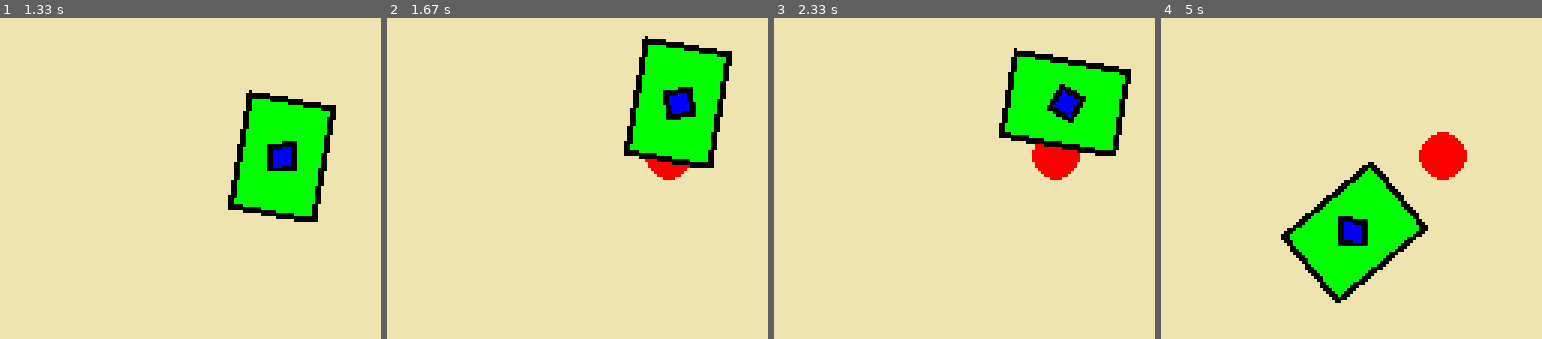
Above: before the commit, frames 1-4 (left to right).
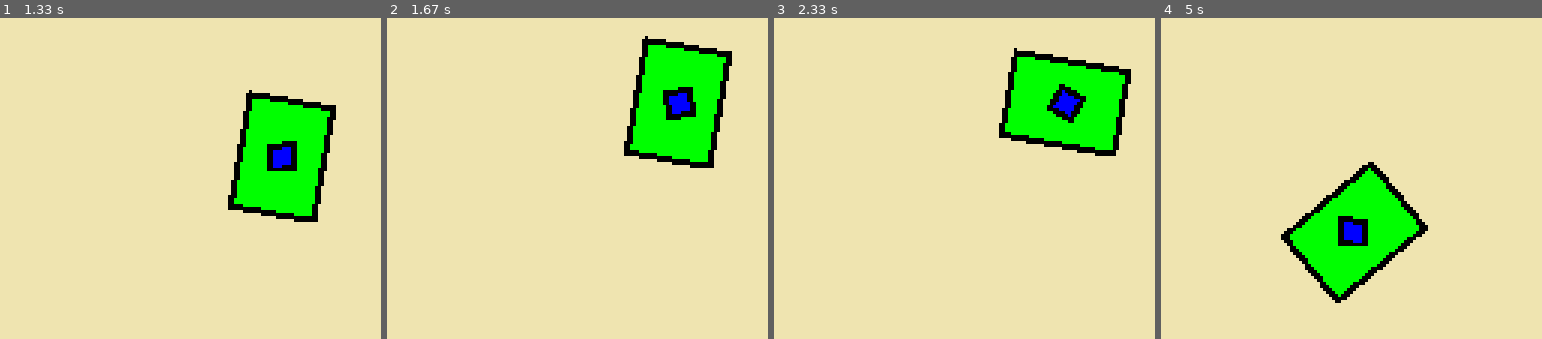
Above: after the commit, the same moments.

Repository: Keksfabrik-glitch/Panzerkiste
Game: pygame game, started from panzer.py
The game is run twice, just before and just after one commit, with the same random seed, the same clock (stepped at 60 frames per second) and the same inputs.
Inputs (mouse positions are in pixels of both pictures, inside the frame that each line leads up to):
- Up to frame 1 (1.33 s): hold Space 0.33-0.8 s; hold D 0.33-0.8 s; move the mouse to (194, 236) at 0.37 s; hold D 0.83-1.3 s; move the mouse to (outside the picture) at 0.87 s
- Up to frame 2 (1.67 s): hold W 1.33-1.63 s; move the mouse to (outside the picture) at 1.37 s
- Up to frame 3 (2.33 s): hold D 1.67-2.13 s; move the mouse to (outside the picture) at 1.7 s; hold A from 2.17 s (still down); move the mouse to (outside the picture) at 2.2 s
- Up to frame 4 (5 s): release A at 2.7 s; hold S 2.73-3.03 s; move the mouse to (outside the picture) at 2.77 s; hold A 3.07-3.47 s; move the mouse to (outside the picture) at 3.1 s; hold W 3.5-3.87 s; move the mouse to (outside the picture) at 3.53 s; hold D 3.9-4.53 s; move the mouse to (outside the picture) at 3.93 s; hold S 4.57-4.93 s; move the mouse to (outside the picture) at 4.6 s; hold A from 4.97 s (still down)

Frame 1 is identical in both runs. In frame 2, 0.4% of the frame differs, in the area x 67-80%, y 43-51%; in frame 3, 1.0%; in frame 4, 1.4%, in the area x 67-81%, y 35-51%.

Commit message:
Mienen explodieren jetzt. Cooldown

Diff:
--- a/Explosion.py
+++ /dev/null
@@ -1,9 +0,0 @@
-#Danke für die Bilder russs123 [Github]
-class Explosion:
-    def __init__(self, x, y):
-
-        self.images = []
-        for num in range(1, 6):
-            img = pygame.image.load(f"BilderExplosion/exp{num}.png") # Ordner mit den Bildern
-            img = pygame.transform.scale(img, (100, 100))
-            self.images.append(img)
--- a/panzer.py
+++ b/panzer.py
@@ -24,10 +24,10 @@
         self.kugel_art = 1  # 2 = Feuer
         self.nachladezeit = 3
         self.letzterSchuss = 0
-        self.mieneZeit = 7
+        self.mieneZeit = 7 #Bis zur explosion
         self.mienenAnzahl = -1  # -1 = unendlich viele
         self.letzte_mine_zeit = 0
-        self.mine_cooldown = 500
+        self.mine_cooldown = 5    # zwischen neuen Mienen
         self.drehgeschwindigkeit = 5
         self.turmDrehgeschw = 8
         self.abpraller = 2
@@ -62,15 +62,39 @@
         self.position -= bewegung
     def Miene(self):
         aktuelle_zeit = pygame.time.get_ticks()
-        if aktuelle_zeit - self.letzte_mine_zeit >= self.mine_cooldown:
+        if aktuelle_zeit - self.letzte_mine_zeit >= self.mine_cooldown*1000:
             if self.mienenAnzahl >= 1 or self.mienenAnzahl == -1:
                 if self.mienenAnzahl != -1:
                     self.mienenAnzahl -= 1
                 if len(self.mienenPos) <= 5:
-                    self.mienenPos.append(self.position.copy())
+                    pos = self.position.copy()
+                    self.mienenPos.append({'pos': pos, 'gelegt': aktuelle_zeit})
                     self.letzte_mine_zeit = aktuelle_zeit
 
 
+class Explosion(pygame.sprite.Sprite):
+    def __init__(self, x, y):
+        super().__init__()
+        self.bilder = []
+        for i in range(1, 6):
+            bild = pygame.image.load(f"BilderExplosion/exp{i}.png")
+            bild = pygame.transform.scale(bild, (100, 100))
+            self.bilder.append(bild)
+        self.index = 0
+        self.image = self.bilder[self.index]
+        self.rect = self.image.get_rect(center=(x, y))
+        self.timer = 0
+
+    def update(self):
+        geschwindigkeit = 4
+        self.timer += 1
+        if self.timer >= geschwindigkeit:
+            self.timer = 0
+            self.index += 1
+            if self.index < len(self.bilder):
+                self.image = self.bilder[self.index]
+            else:
+                self.kill()
 #IGNORIEREN NUR DAMIT MAN ES VISUELL SIEHT
 
 player = Player((400, 300))
@@ -87,6 +111,7 @@
 panzer_surface.fill(GRÜN)
 pygame.draw.rect(panzer_surface, SCHWARZ, (0, 0,panzer_größe-(panzer_größe/4), panzer_größe), 2)
 
+explosions_gruppe = pygame.sprite.Group()
 # Haupt-Game Loop
 running = True
 while running:
@@ -116,10 +141,27 @@
     if keys[pygame.K_d]:
         player.goD()
     if keys[pygame.K_SPACE]:
-        MieneVerarbeitung = threading.Thread(target=player.Miene(), args=())
+       threading.Thread(target=player.Miene).start()
 
-    for pos in player.mienenPos:
-        miene = pygame.draw.circle(screen, ROT, (pos.x,pos.y), 8)
+
+    jetzt = pygame.time.get_ticks()
+    for m in player.mienenPos[:]:
+        t = (jetzt - m['gelegt']) / 1000
+        rest = player.mieneZeit - t
+        if rest <= 0:
+            explosions_gruppe.add(Explosion(m['pos'].x, m['pos'].y))
+            player.mienenPos.remove(m)
+        else:
+            if rest <= 2:   # letzte 2 Sekunden
+                # schneller Blinken
+                blink = 500 - ((2 - rest) / 2) *100
+                blinkend = (jetzt // blink) % 2 == 0
+                farbe = (255, 255, 0) if blinkend else (255, 0, 0)
+            else:
+                farbe = (255, 0, 0)  # normal rot, kein Blinken
+
+            pygame.draw.circle(screen, farbe, (int(m['pos'].x), int(m['pos'].y)), 8)
+
     #Drehe das untere
     gedreht = pygame.transform.rotate(panzer_surface, -player.richtung)
     gedreht_rect = gedreht.get_rect(center=player.position)
@@ -134,7 +176,8 @@
 
     #Zeichne die Kanone
     screen.blit(drehen, neu_rect.topleft)
-
+    explosions_gruppe.update()
+    explosions_gruppe.draw(screen)
     pygame.display.flip()
     clock.tick(60)
 
